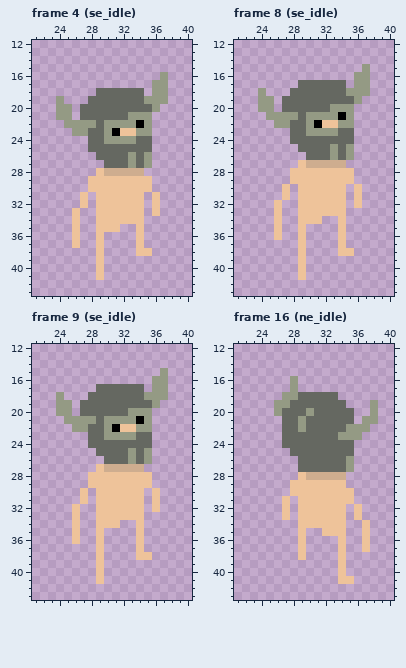
A pixel-art file gets an edit: Assets/Sprites/Player/Simple Pete.aseprite. Above: the version before the commit.
64x64 pixels, 60 frames. Colours within 5 levels of each other are drawn and written as one. Shown: frame 4 (se_idle): x 21..40, y 12..43; frame 8 (se_idle): x 21..40, y 12..43; frame 9 (se_idle): x 21..40, y 12..43; frame 16 (ne_idle): x 21..40, y 12..43. The commit also changed other frames, which this record leaves out.
After the commit:
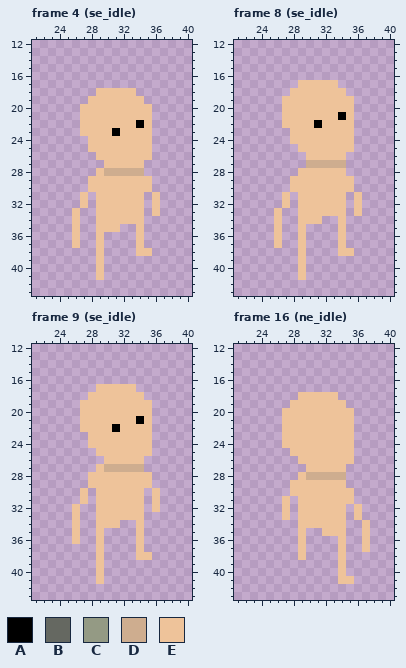
Palette (. is transparent): A #000000  B #656861  C #949a84  D #cead8f  E #eec39a
Diff:
layer "Gear/Head/Iron_Helmet" now hidden
Changed rows in their new state; - is an unchanged pixel.
Frame 4 (se_idle):
first column x 24:
16 -------------.
17 ------------..
18 -----EEEEE.-..
19 .---EEEEEEE...
20 ..-EEEEEEEEE.-
21 ..-EEEEEEEEE--
22 -..EEEEEEE-E--
23 --.EEEE---EE--
24 ----EEEEEEEE--
25 ----EEEEEEEE--
26 -----EEEEEEE--
27 ------EEEEE.--
Frame 8 (se_idle):
first column x 24:
15 -------------.
16 ------------..
17 -----EEEEE.-..
18 .---EEEEEEE...
19 ..-EEEEEEEEE.-
20 ..-EEEEEEEEE--
21 -..EEEEEEE-E--
22 --.EEEE---EE--
23 ----EEEEEEEE--
24 ----EEEEEEEE--
25 -----EEEEEEE--
26 ------EEEEE.--
27 -----.--------
28 ----.------.--
30 ---.E------E.-
32 --.E----------
33 ------------E-
first column x 26:
37 E
Frame 9 (se_idle):
first column x 24:
15 -------------.
16 ------------..
17 -----EEEEE.-..
18 .---EEEEEEE...
19 ..-EEEEEEEEE.-
20 ..-EEEEEEEEE--
21 -..EEEEEEE-E--
22 --.EEEE---EE--
23 ----EEEEEEEE--
24 ----EEEEEEEE--
25 -----EEEEEEE--
26 ------EEEEE.--
Frame 16 (ne_idle):
first column x 26:
16 --.----------
17 --.----------
18 -..EEEEE-----
19 ..EEEEEEE---.
20 .EEEEEEEEE--.
21 -EEEEEEEEE-..
22 -EEEEEEEEE..-
23 -EEEEEEEEE.--
24 -EEEEEEEEE---
25 --EEEEEEEE---
26 ---EEEEEEE---
27 ---.EEEEE.---
